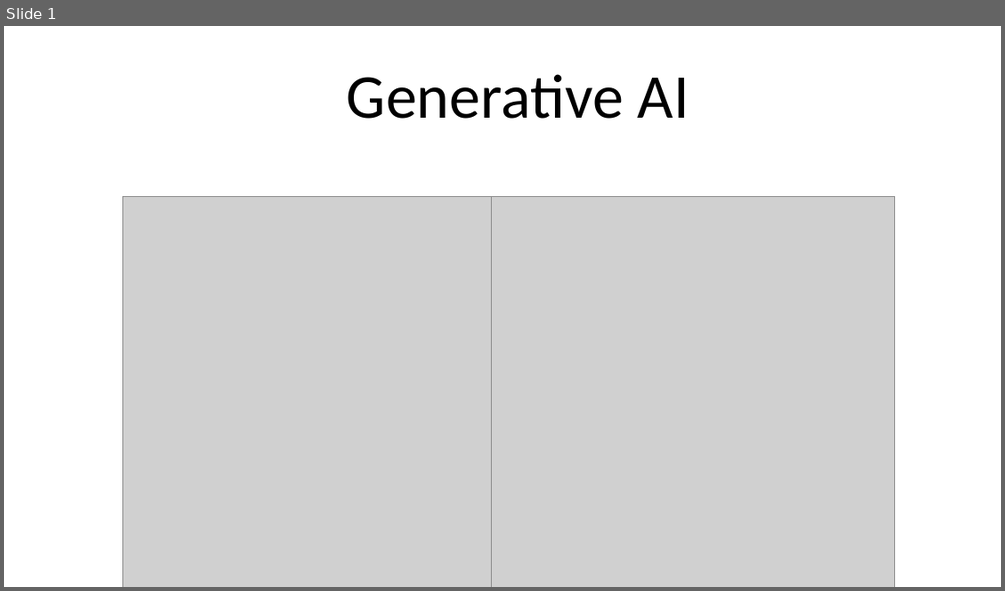
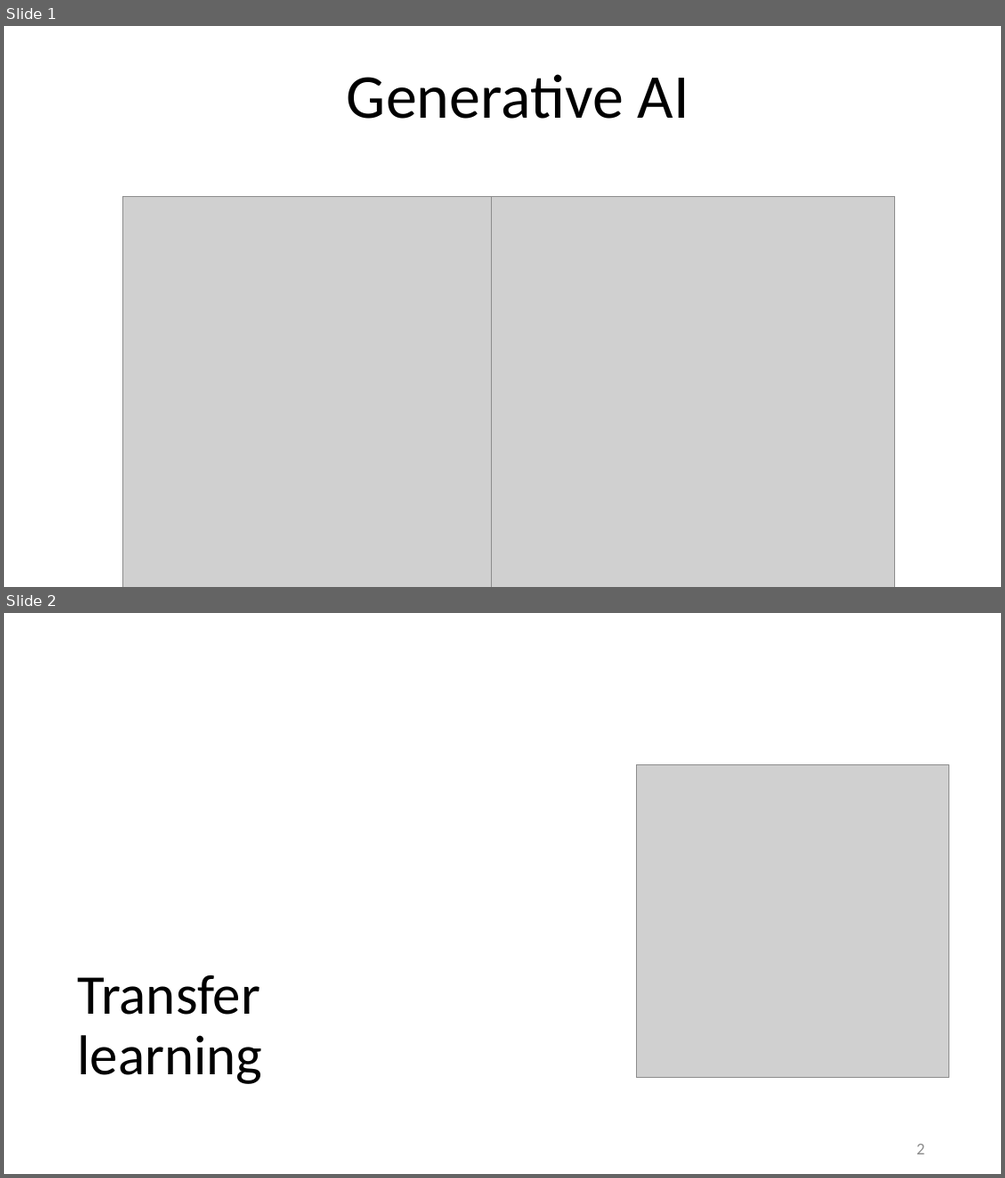
Before and after one commit to motazsaad/NLP-Seminar, a slide deck: slides/LLMs/Transfer learning (finetunning).pptx. Shown one above the other, each under a label of ours: slide 1 before the commit, slides 1 and 2 after it. The pictures are 1005x591 and 1005x1178 pixels, drawn with LibreOffice and Linux fonts; fonts in the diff are those of the drawing; grey boxes stand for pictures. Boxes give left, top, right and bottom in pixels: in the first picture for what was removed or moved away, otherwise in the second. Text is boxed around its words. In the diff, an @@ line names an element or a change of style, - is before the commit and + after.

```diff
--- a/slides/LLMs/Transfer learning (finetunning).pptx
+++ b/slides/LLMs/Transfer learning (finetunning).pptx
@@ slide 2 added at [4,613,1001,1174], background #FFFFFF @@
@@ picture added at [636,765,948,1078] @@
@@ title added at [77,975,262,1084], 54 pt, text #000000 @@
+Transfer learning
@@ page number added at [916,1143,924,1154], 16 pt, text #8C8C8C @@
+2
```
Also in this commit, not shown: 16 other slides added.
